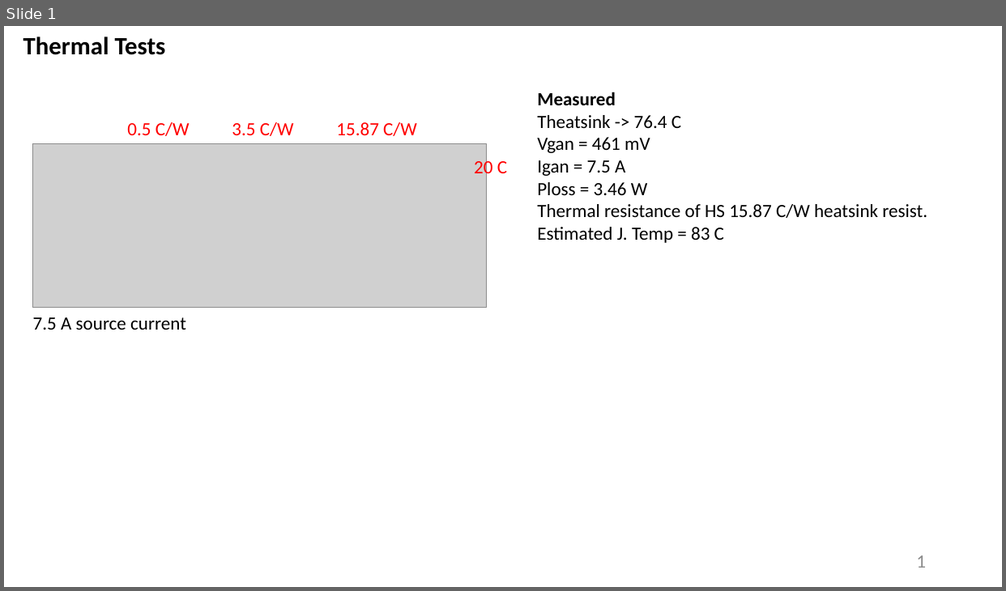
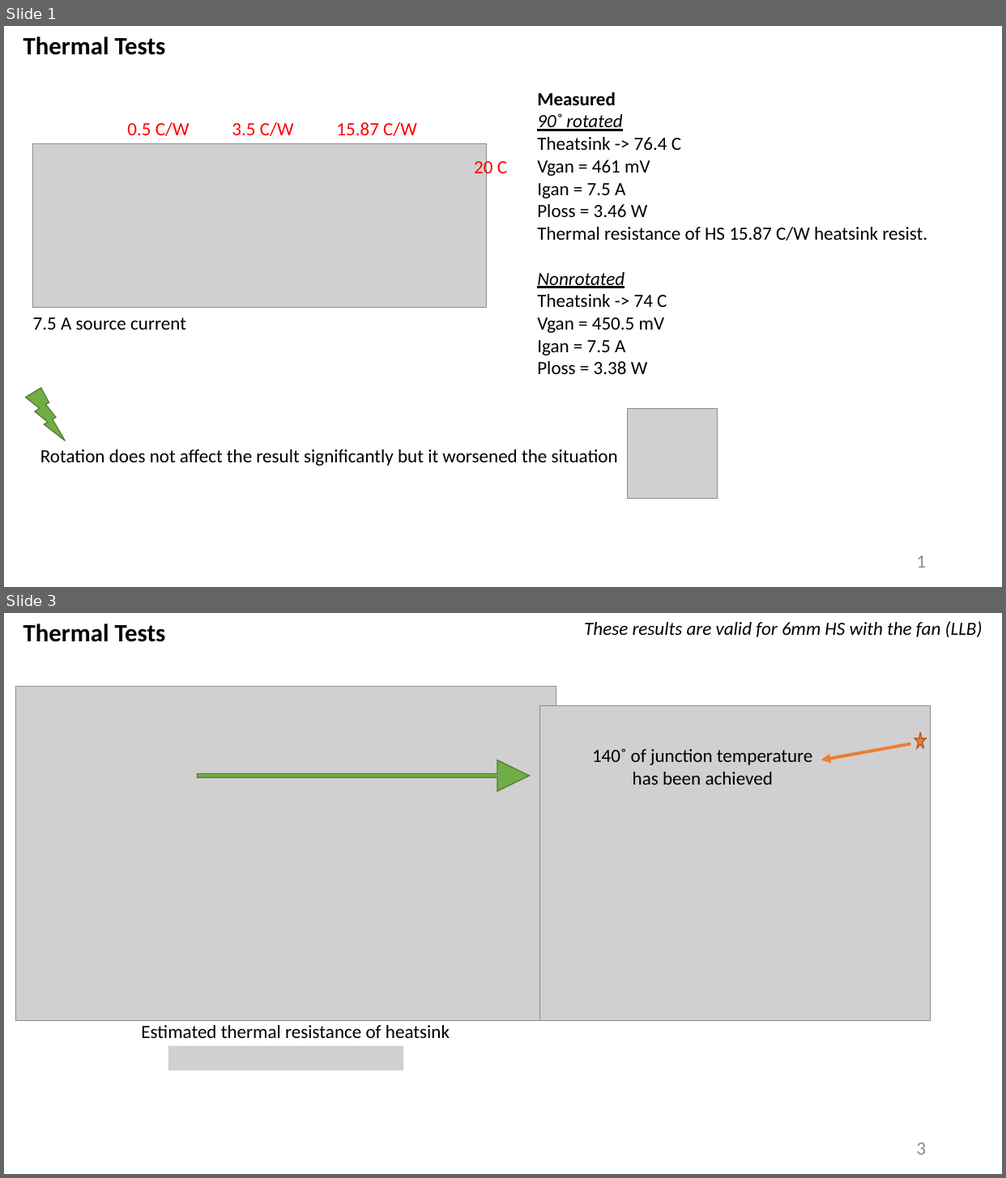
Before and after one commit to furkankarakaya/GaN-Studies, a slide deck: Weekly Reports/2020.01.20 - 2020.01.27.pptx. Shown one above the other, each under a label of ours: slide 1 before the commit, slides 1 and 3 after it; the slides between them are not shown. The pictures are 1006x591 and 1006x1178 pixels, drawn with LibreOffice and Linux fonts; fonts in the diff are those of the drawing; grey boxes stand for pictures. Boxes give left, top, right and bottom in pixels: in the first picture for what was removed or moved away, otherwise in the second. Text is boxed around its words. In the diff, an @@ line names an element or a change of style, - is before the commit and + after.

Commit message:
The results from thermal tests are reported. Based on the results, 10 kW/lt power density is achievable by shortening the longer edge from 134 mm to 125 mm. Thanks to powerful fan selection, there won't be any problem regarding thermal under rated conditions.

```diff
--- a/Weekly Reports/2020.01.20 - 2020.01.27.pptx
+++ b/Weekly Reports/2020.01.20 - 2020.01.27.pptx
@@ slide 3 added at bbox=[4, 613, 1002, 1174], background #FFFFFF @@
@@ text added at bbox=[23, 624, 166, 642], 24 pt, text #000000, bold @@
+Thermal Tests
@@ text added at bbox=[584, 621, 982, 637], 18 pt, text #000000, italic @@
+These results are valid for 6mm HS with the fan (LLB)
@@ picture added at bbox=[16, 687, 556, 1021] @@
@@ picture added at bbox=[539, 706, 930, 1021] @@
@@ star added at bbox=[915, 732, 927, 748], fill #ED7D31, outline #AF5C24 1 pt @@
@@ text added at bbox=[592, 748, 812, 785], 18 pt, text #000000 @@
+140˚ of junction temperature
+has been achieved
@@ arrow added from (910, 744) to (821, 760), #ED7D31 3 pt @@
@@ down arrow added at bbox=[197, 760, 530, 792], fill #70AD47, outline #538035 1 pt @@
@@ text added at bbox=[141, 1025, 450, 1038], 18 pt, text #000000 @@
+Estimated thermal resistance of heatsink
@@ picture added at bbox=[168, 1046, 404, 1071] @@
@@ page number added at bbox=[916, 1143, 926, 1155], 18 pt, text #8C8C8C @@
+3
@@ slide 1 changed as well @@
@@ text at bbox=[537, 113, 622, 131]: paragraph added @@
+90˚ rotated
@@ text at bbox=[537, 272, 667, 374]: text changed @@
-Estimated J. Temp = 83 C
+Nonrotated
+Theatsink -> 74 C
+Vgan = 450.5 mV
+Igan = 7.5 A
+Ploss = 3.38 W
@@ lightning bolt added at bbox=[26, 388, 66, 442], fill #70AD47, outline #538035 1 pt @@
@@ picture added at bbox=[628, 408, 718, 498] @@
@@ text added at bbox=[40, 450, 618, 466], 18 pt, text #000000 @@
+Rotation does not affect the result significantly but it worsened the situation
```
Also in this commit, not shown: 3 other slides added, 3 other files.
